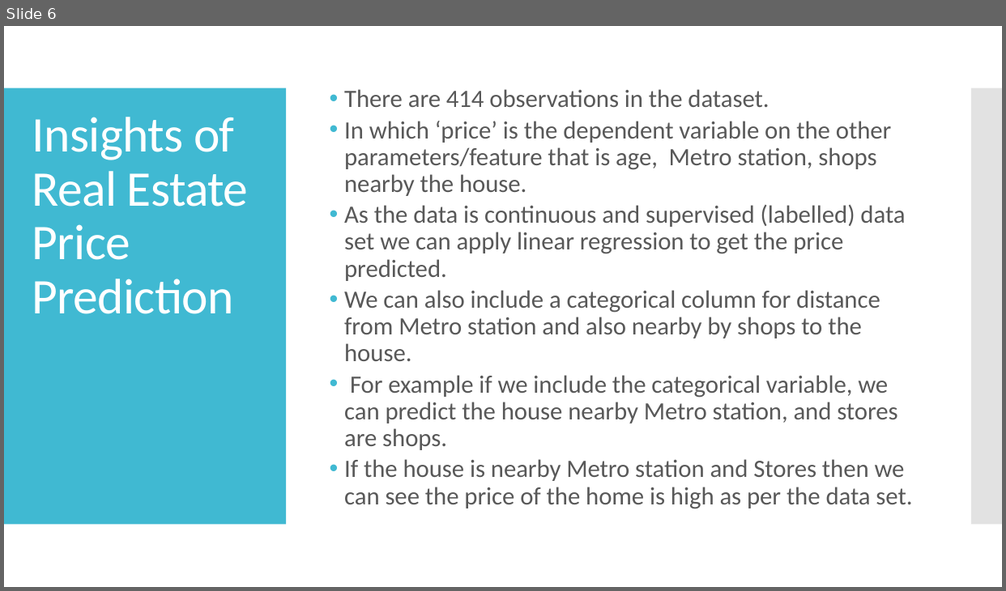
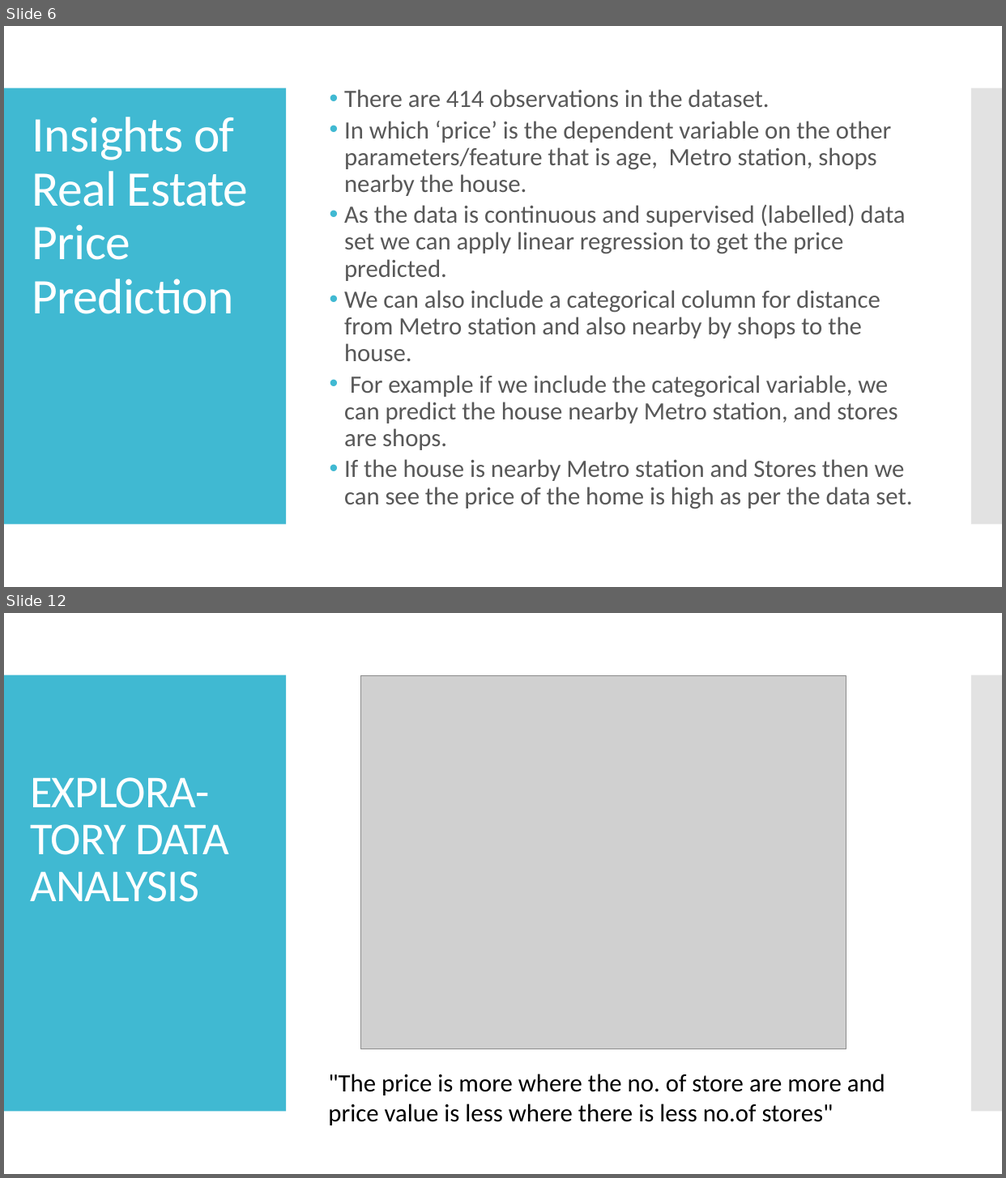
Before and after one commit to Nandan093/Projects, a slide deck: Real Estate price prediction.pptx. Shown one above the other, each under a label of ours: slide 6 before the commit, slides 6 and 12 after it; the slides between them are not shown. The pictures are 1006x591 and 1006x1178 pixels, drawn with LibreOffice and Linux fonts; fonts in the diff are those of the drawing; grey boxes stand for pictures. Boxes give left, top, right and bottom in pixels: in the first picture for what was removed or moved away, otherwise in the second. Text is boxed around its words. In the diff, an @@ line names an element or a change of style, - is before the commit and + after.

```diff
--- a/Real Estate price prediction.pptx
+++ b/Real Estate price prediction.pptx
@@ slide 12 added at bbox=[4, 613, 1002, 1174], background #FFFFFF; not listed: 2 template elements that a slide beside it also shows @@
@@ picture added at bbox=[361, 675, 846, 1050] @@
@@ text added at bbox=[30, 777, 229, 902], 44 pt, text #FFFFFF @@
+EXPLORA-TORY DATA ANALYSIS
@@ title added at bbox=[328, 1074, 885, 1126], 24 pt, text #000000 @@
+"The price is more where the no. of store are more and price value is less where there is less no.of stores"
```
Also in this commit, not shown: 1 slide changed, 11 other slides added.
